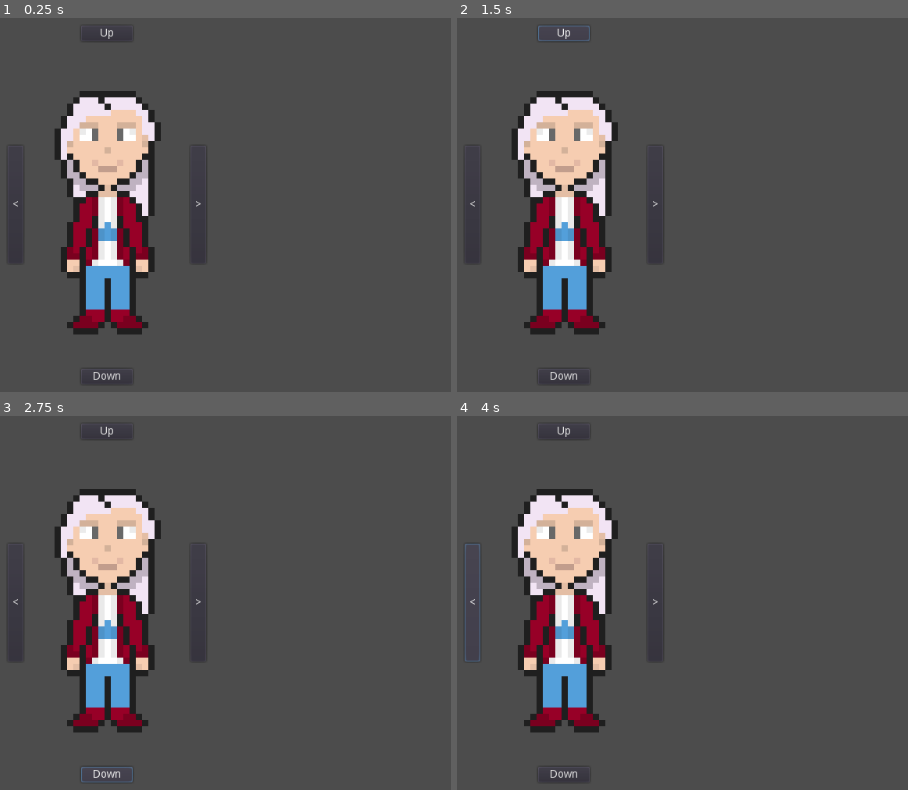
Above: before the commit, frames 1-4 (two rows, left to right).
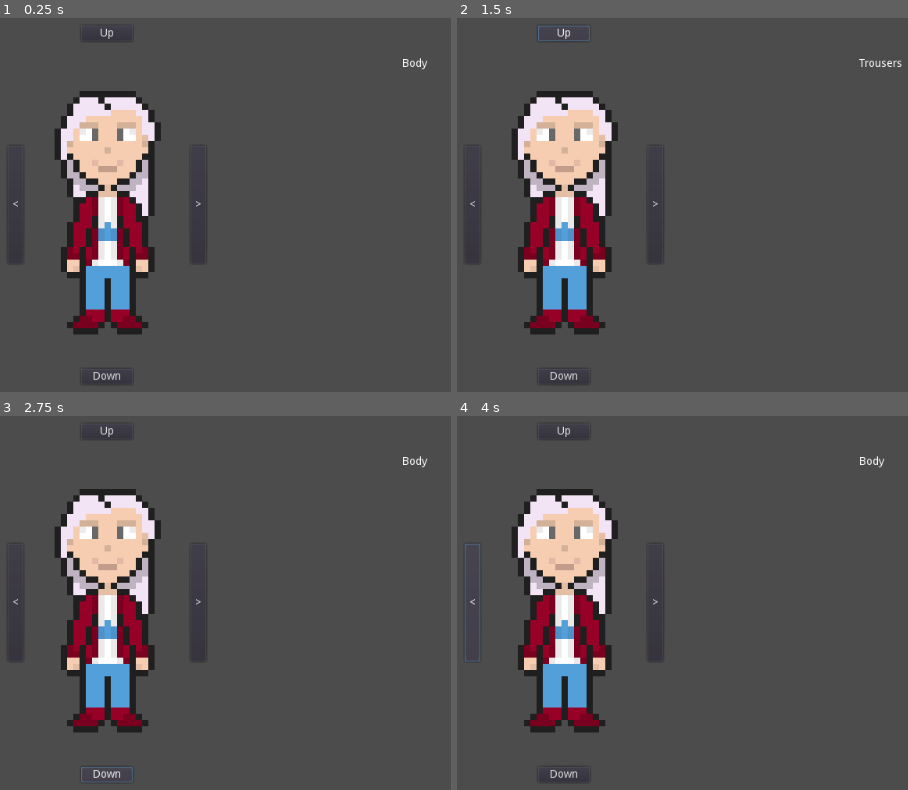
Above: after the commit, the same moments.

Repository: PKGaspi/godot-LayeredSprite
Game: Godot game, scene res://Game.tscn
Two runs of this game, one before a commit and one after it. Both use one fixed random seed, a clock stepped at 60 frames per second and the inputs below.
Inputs:
- Up to frame 1 (0.25 s): no input
- Up to frame 2 (1.5 s): click "<" at 0.5 s; click "Up" at 1.25 s
- Up to frame 3 (2.75 s): click "Down" at 2 s
- Up to frame 4 (4 s): click ">" at 2.75 s; click "<" at 3.5 s

The runs differ from the first frame. In frame 1, less than 0.1% of the frame differs, in the area x 89-95%, y 10-14%; in frame 2, 0.1%, in the area x 89-99%, y 10-14%; in frame 3, less than 0.1%; in frame 4, less than 0.1%.

Commit message:
Added closet and group selection

Diff:
--- a/Game.gd
+++ b/Game.gd
@@ -1,6 +1,8 @@
 extends Node
 
 onready var layered_sprite := $LayeredSprite
+onready var closet := $LayeredSpriteCloset
+onready var group_label := $Group
 
 func _ready() -> void:
 	var layers = layered_sprite.get_layers()
@@ -24,5 +26,9 @@
 		exit_game()
 
 
+func _physics_process(delta: float) -> void:
+	group_label.text = closet.current_group
+
+
 func exit_game(exit_code: int = 0) -> void:
 	get_tree().quit(exit_code)
--- a/Game.tscn
+++ b/Game.tscn
@@ -11,6 +11,7 @@
 [ext_resource path="res://assets/sprites/characters/keia/body/iddle/iddle_d.png" type="Texture" id=9]
 [ext_resource path="res://assets/sprites/characters/keia/jacket/iddle/jacket_keia00_iddle_d.png" type="Texture" id=10]
 [ext_resource path="res://assets/sprites/characters/keia/t-shirt/iddle/tshirt_keia00_iddle_d.png" type="Texture" id=11]
+[ext_resource path="res://LayeredSpriteCloset.gd" type="Script" id=12]
 
 [node name="Game" type="Node"]
 script = ExtResource( 1 )
@@ -47,7 +48,7 @@
 [node name="HairFront" type="Sprite" parent="LayeredSprite"]
 texture = ExtResource( 6 )
 
-[node name="Closet" type="MarginContainer" parent="."]
+[node name="MarginContainer" type="MarginContainer" parent="."]
 anchor_right = 1.0
 anchor_bottom = 1.0
 margin_left = 70.0
@@ -58,96 +59,120 @@
 "_edit_use_anchors_": false
 }
 
-[node name="HBoxContainer" type="HBoxContainer" parent="Closet"]
+[node name="HBoxContainer" type="HBoxContainer" parent="MarginContainer"]
 margin_right = 254.0
 margin_bottom = 460.0
 __meta__ = {
 "_edit_use_anchors_": false
 }
 
-[node name="LeftRow" type="VBoxContainer" parent="Closet/HBoxContainer"]
+[node name="LeftRow" type="VBoxContainer" parent="MarginContainer/HBoxContainer"]
 margin_right = 20.0
 margin_bottom = 460.0
 
-[node name="VSeparator3" type="VSeparator" parent="Closet/HBoxContainer/LeftRow"]
+[node name="VSeparator3" type="VSeparator" parent="MarginContainer/HBoxContainer/LeftRow"]
 modulate = Color( 1, 1, 1, 0 )
 margin_right = 20.0
 margin_bottom = 150.0
 size_flags_vertical = 3
 
-[node name="LeftButton" type="Button" parent="Closet/HBoxContainer/LeftRow"]
+[node name="LeftButton" type="Button" parent="MarginContainer/HBoxContainer/LeftRow"]
 margin_top = 154.0
 margin_right = 20.0
 margin_bottom = 304.0
 size_flags_vertical = 3
 text = "<"
 
-[node name="VSeparator4" type="VSeparator" parent="Closet/HBoxContainer/LeftRow"]
+[node name="VSeparator4" type="VSeparator" parent="MarginContainer/HBoxContainer/LeftRow"]
 modulate = Color( 1, 1, 1, 0 )
 margin_top = 308.0
 margin_right = 20.0
 margin_bottom = 460.0
 size_flags_vertical = 3
 
-[node name="VSeparator" type="VSeparator" parent="Closet/HBoxContainer"]
+[node name="VSeparator" type="VSeparator" parent="MarginContainer/HBoxContainer"]
 modulate = Color( 1, 1, 1, 0 )
 margin_left = 24.0
 margin_right = 90.0
 margin_bottom = 460.0
 size_flags_horizontal = 3
 
-[node name="CenterRow" type="VBoxContainer" parent="Closet/HBoxContainer"]
+[node name="CenterRow" type="VBoxContainer" parent="MarginContainer/HBoxContainer"]
 margin_left = 94.0
 margin_right = 160.0
 margin_bottom = 460.0
 size_flags_horizontal = 3
 
-[node name="UpButton" type="Button" parent="Closet/HBoxContainer/CenterRow"]
+[node name="UpButton" type="Button" parent="MarginContainer/HBoxContainer/CenterRow"]
 margin_right = 66.0
 margin_bottom = 20.0
 text = "Up"
 
-[node name="HSeparator" type="HSeparator" parent="Closet/HBoxContainer/CenterRow"]
+[node name="HSeparator" type="HSeparator" parent="MarginContainer/HBoxContainer/CenterRow"]
 modulate = Color( 1, 1, 1, 0 )
 margin_top = 24.0
 margin_right = 66.0
 margin_bottom = 436.0
 size_flags_vertical = 3
 
-[node name="DownButton" type="Button" parent="Closet/HBoxContainer/CenterRow"]
+[node name="DownButton" type="Button" parent="MarginContainer/HBoxContainer/CenterRow"]
 margin_top = 440.0
 margin_right = 66.0
 margin_bottom = 460.0
 text = "Down"
 
-[node name="VSeparator2" type="VSeparator" parent="Closet/HBoxContainer"]
+[node name="VSeparator2" type="VSeparator" parent="MarginContainer/HBoxContainer"]
 modulate = Color( 1, 1, 1, 0 )
 margin_left = 164.0
 margin_right = 230.0
 margin_bottom = 460.0
 size_flags_horizontal = 3
 
-[node name="Right" type="VBoxContainer" parent="Closet/HBoxContainer"]
+[node name="Right" type="VBoxContainer" parent="MarginContainer/HBoxContainer"]
 margin_left = 234.0
 margin_right = 254.0
 margin_bottom = 460.0
 
-[node name="VSeparator3" type="VSeparator" parent="Closet/HBoxContainer/Right"]
+[node name="VSeparator3" type="VSeparator" parent="MarginContainer/HBoxContainer/Right"]
 modulate = Color( 1, 1, 1, 0 )
 margin_right = 20.0
 margin_bottom = 150.0
 size_flags_vertical = 3
 
-[node name="RightButton" type="Button" parent="Closet/HBoxContainer/Right"]
+[node name="RightButton" type="Button" parent="MarginContainer/HBoxContainer/Right"]
 margin_top = 154.0
 margin_right = 20.0
 margin_bottom = 304.0
 size_flags_vertical = 3
 text = ">"
 
-[node name="VSeparator4" type="VSeparator" parent="Closet/HBoxContainer/Right"]
+[node name="VSeparator4" type="VSeparator" parent="MarginContainer/HBoxContainer/Right"]
 modulate = Color( 1, 1, 1, 0 )
 margin_top = 308.0
 margin_right = 20.0
 margin_bottom = 460.0
 size_flags_vertical = 3
+
+[node name="LayeredSpriteCloset" type="Node" parent="."]
+script = ExtResource( 12 )
+_layered_sprite_path = NodePath("../LayeredSprite")
+_group_names = {
+"Body": PoolStringArray( "Body" ),
+"Face": PoolStringArray( "Face", "Makeup" ),
+"Hair": PoolStringArray( "HairFront", "HairBack" ),
+"Jacket": PoolStringArray( "Jacket" ),
+"Shoes": PoolStringArray( "Shoes" ),
+"T-Shirt": PoolStringArray( "T-Shirt" ),
+"Trousers": PoolStringArray( "Trousers" )
+}
+
+[node name="Group" type="Label" parent="."]
+margin_left = 575.0
+margin_top = 112.0
+margin_right = 815.0
+margin_bottom = 209.0
+__meta__ = {
+"_edit_use_anchors_": false
+}
+[connection signal="button_up" from="MarginContainer/HBoxContainer/CenterRow/UpButton" to="LayeredSpriteCloset" method="previous_group"]
+[connection signal="button_up" from="MarginContainer/HBoxContainer/CenterRow/DownButton" to="LayeredSpriteCloset" method="next_group"]
Not shown: 1 places in Game.tscn that only renumber resources
